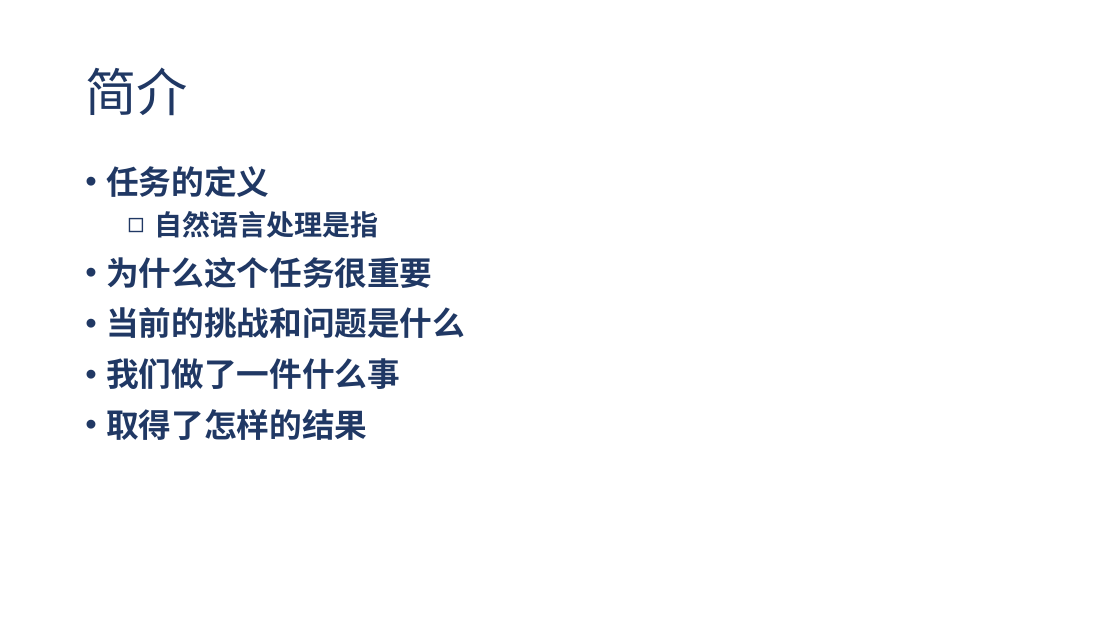
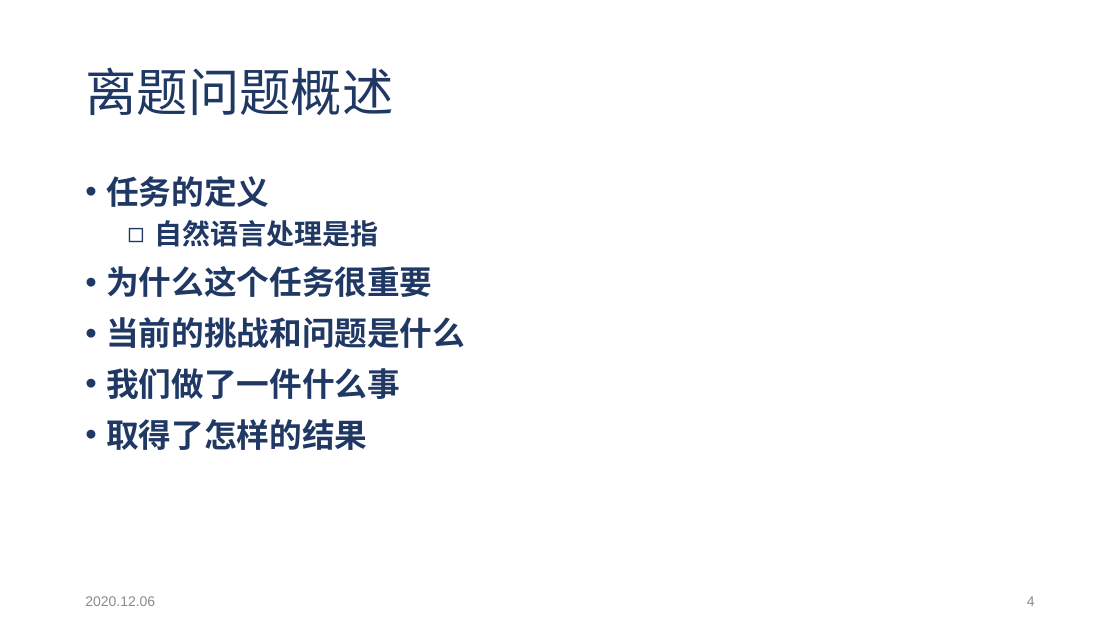
Before and after one commit to ybqu/courses, a slide deck: slide 4 of master/研究生工作/实验室中文PPT模板.pptx. Drawn at 1120x630 pixels with LibreOffice and Linux fonts; fonts in the diff are those of the drawing. Boxes give left, top, right and bottom in pixels: in the first picture for what was removed or moved away, otherwise in the second. Text is boxed around its words. In the diff, an @@ line names an element or a change of style, - is before the commit and + after.

```diff
--- a/master/研究生工作/实验室中文PPT模板.pptx
+++ b/master/研究生工作/实验室中文PPT模板.pptx
@@ title at bbox=[85, 67, 393, 115]: text changed @@
-简介
+离题问题概述
@@ text "任务的定义": place and size @@
-text "任务的定义" at bbox=[106, 166, 465, 440]
+text "任务的定义" at bbox=[106, 176, 465, 450]
@@ text added at bbox=[85, 596, 155, 606], 12 pt, text #8C8C8C @@
+2020.12.06
@@ page number added at bbox=[1027, 596, 1035, 606], 12 pt, text #8C8C8C @@
+4
```
Also in this commit, not shown: 2 other slides changed, 1 slide added, 1 slide removed, 12 other files.
